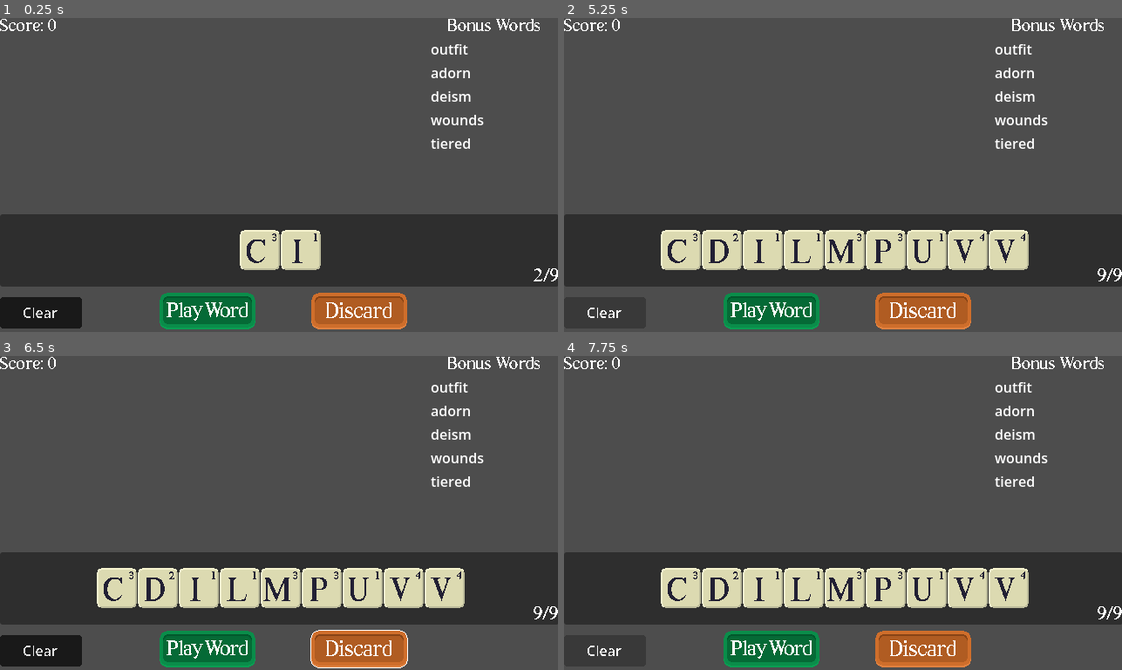
Above: before the commit, frames 1-4 (two rows, left to right).
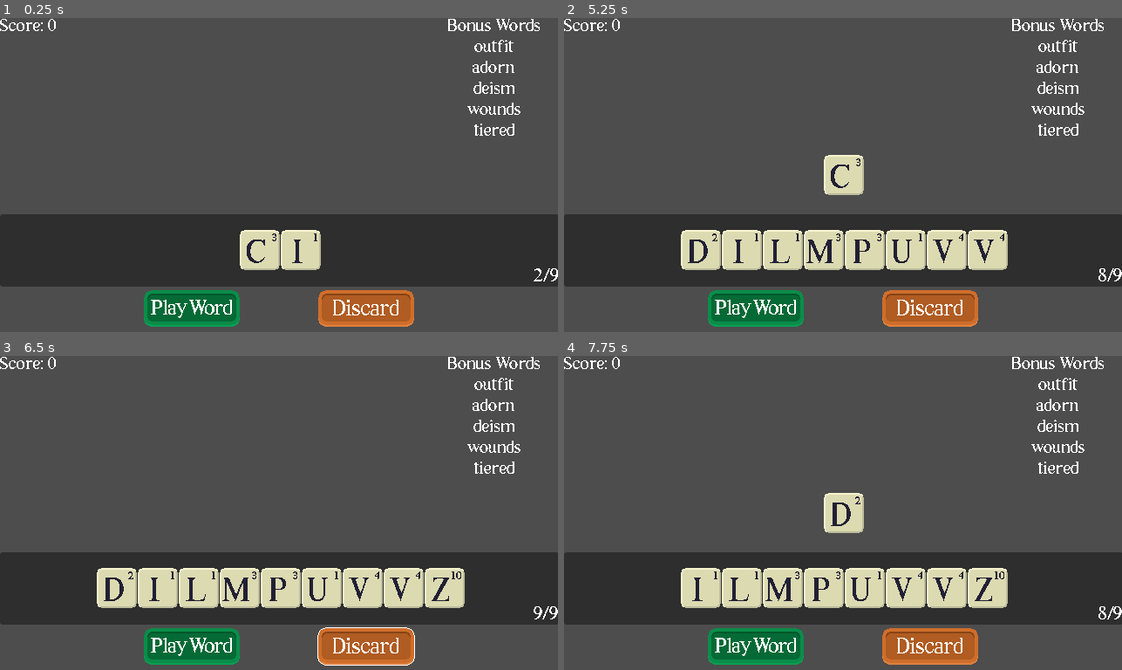
Above: after the commit, the same moments.

Repository: Dead-Vortex/Lexigraph
Game: Godot game, scene res://scenes/game.tscn
Same seed, same stepped clock (60 frames per second), same inputs: the game is played once before the commit and once after it.
Inputs (mouse positions are in pixels of both pictures, inside the frame that each line leads up to; where the layout moved, square brackets give the same spot in the first picture):
- Up to frame 1 (0.25 s): no input
- Up to frame 2 (5.25 s): click (781, 250) at 0.52 s; click (932, 306) [921, 310] at 1.25 s; click (770, 310) at 2.02 s; click (770, 310) at 2.77 s; click (603, 313) at 3.5 s, where only the run before the commit has a clickable "Clear"; click (681, 250) at 4.27 s; click (603, 313) at 5 s, where only the run before the commit has a clickable "Clear"
- Up to frame 3 (6.5 s): click (368, 644) [357, 648] at 5.75 s
- Up to frame 4 (7.75 s): click (681, 588) at 6.52 s; click (603, 651) at 7.25 s, where only the run before the commit has a clickable "Clear"

The runs differ from the first frame. In frame 1, 5.3% of the frame differs, in the area x 0-94%, y 6-100%; in frame 2, 8.6%; in frame 3, 6.5%; in frame 4, 8.7%, in the area x 4-99%, y 6-100%.

Commit message:
Add button SFX, label settings, and UI tweaks
ai because i lowk have to eat food and dont have time i need to go like set the table and shit

Introduce a button_sfx.gd script (with UID) to play buttonDown/Up sounds via child AudioStreamPlayer nodes and hook it up in the game scene. Add a new LabelSettings resource for consistent bonus-word labels and preload a pixel text shader in game.gd. Update game.tscn: attach the script to PlayWord and DiscardTiles, add AudioStreamPlayer children, add button_down/button_up connections, change button layout/anchors/offsets, disable PlayWord by default, and switch label settings references. Update game.gd: preload new resources, reference the PlayWord button, improve new_bonus_words to clear existing children and apply label settings/material/alignment, enable/disable the PlayWord button based on dictionary validation, and lowercase typed_word when playing. Also hide the ClearWord button by default.

Diff:
--- /dev/null
+++ b/assets/new_label_settings.tres
@@ -0,0 +1,7 @@
+[gd_resource type="LabelSettings" format=3 uid="uid://cwdemvt0isple"]
+
+[ext_resource type="FontFile" uid="uid://cplknmcpefu3s" path="res://fonts/Times New Normal Regular.ttf" id="1_aeh8r"]
+
+[resource]
+font = ExtResource("1_aeh8r")
+font_size = 20
--- a/scenes/game.tscn
+++ b/scenes/game.tscn
@@ -10,6 +10,7 @@
 [ext_resource type="Texture2D" uid="uid://cihc4hssnlmpc" path="res://assets/playwordSelected.png" id="7_kvuet"]
 [ext_resource type="Texture2D" uid="uid://d0uas3kdsoohh" path="res://assets/bckg.png" id="7_u5sy4"]
 [ext_resource type="AudioStream" uid="uid://c131d8mtoyrt" path="res://sounds/tile1.ogg" id="8_gee14"]
+[ext_resource type="Script" uid="uid://ktxaehk3xuvi" path="res://scripts/button_sfx.gd" id="8_kvuet"]
 [ext_resource type="Texture2D" uid="uid://dm0cc62tyeurt" path="res://assets/discardPressed.png" id="9_trtic"]
 [ext_resource type="Texture2D" uid="uid://cosb4dyfehai8" path="res://assets/discardSelected.png" id="10_ir15t"]
 
@@ -118,6 +119,7 @@
 alignment = 1
 
 [node name="ClearWord" type="Button" parent="." unique_id=853643499]
+visible = false
 material = ExtResource("4_lbhrr")
 layout_mode = 1
 anchors_preset = 2
@@ -138,24 +140,45 @@
 label_settings = SubResource("LabelSettings_lbhrr")
 
 [node name="PlayWord" type="TextureButton" parent="." unique_id=863315500]
-layout_mode = 0
-offset_left = 182.0
-offset_top = 314.0
-offset_right = 292.0
-offset_bottom = 356.0
+layout_mode = 1
+anchors_preset = -1
+anchor_left = 0.344
+anchor_top = 1.0
+anchor_right = 0.344
+anchor_bottom = 1.0
+offset_left = -56.160004
+offset_top = -49.0
+offset_right = 55.839996
+offset_bottom = -5.0
+grow_horizontal = 2
+grow_vertical = 0
+disabled = true
 texture_normal = ExtResource("5_iywne")
 texture_pressed = ExtResource("6_dinhu")
 texture_hover = ExtResource("7_kvuet")
+script = ExtResource("8_kvuet")
+
+[node name="AudioStreamPlayer" type="AudioStreamPlayer" parent="PlayWord" unique_id=1722070429]
 
 [node name="DiscardTiles" type="TextureButton" parent="." unique_id=272335820]
-layout_mode = 0
-offset_left = 356.0
-offset_top = 314.0
-offset_right = 466.0
-offset_bottom = 356.0
+layout_mode = 1
+anchors_preset = -1
+anchor_left = 0.656
+anchor_top = 1.0
+anchor_right = 0.656
+anchor_bottom = 1.0
+offset_left = -55.840027
+offset_top = -49.0
+offset_right = 56.159973
+offset_bottom = -5.0
+grow_horizontal = 2
+grow_vertical = 0
 texture_normal = ExtResource("6_p57ef")
 texture_pressed = ExtResource("9_trtic")
 texture_hover = ExtResource("10_ir15t")
+script = ExtResource("8_kvuet")
+
+[node name="AudioStreamPlayer" type="AudioStreamPlayer" parent="DiscardTiles" unique_id=2019521204]
 
 [node name="Background" type="TextureRect" parent="." unique_id=649159811]
 visible = false
@@ -193,9 +216,13 @@
 material = ExtResource("4_lbhrr")
 layout_mode = 2
 text = "Bonus Words"
-label_settings = SubResource("LabelSettings_gee14")
+label_settings = SubResource("LabelSettings_kvuet")
 horizontal_alignment = 1
 
 [connection signal="pressed" from="ClearWord" to="." method="_on_word_cleared"]
+[connection signal="button_down" from="PlayWord" to="PlayWord" method="_on_button_down"]
+[connection signal="button_up" from="PlayWord" to="PlayWord" method="_on_button_up"]
 [connection signal="pressed" from="PlayWord" to="." method="_on_word_played"]
+[connection signal="button_down" from="DiscardTiles" to="DiscardTiles" method="_on_button_down"]
+[connection signal="button_up" from="DiscardTiles" to="DiscardTiles" method="_on_button_up"]
 [connection signal="pressed" from="DiscardTiles" to="." method="_on_tiles_discarded"]
--- /dev/null
+++ b/scripts/button_sfx.gd
@@ -0,0 +1,14 @@
+extends TextureButton
+
+@onready var soundplayer = $AudioStreamPlayer
+const BUTTON_DOWN_SOUND = preload("res://sounds/buttonDown.ogg")
+const BUTTON_UP_SOUND = preload("res://sounds/buttonUp.ogg")
+
+func _on_button_down() -> void:
+	soundplayer.stream = BUTTON_DOWN_SOUND
+	soundplayer.play()
+
+
+func _on_button_up() -> void:
+	soundplayer.stream = BUTTON_UP_SOUND
+	soundplayer.play()
--- a/scripts/game.gd
+++ b/scripts/game.gd
@@ -8,6 +8,9 @@
 @onready var tile_playmat = $PlayedTiles
 @onready var soundplayer = $AudioStreamPlayer
 @onready var bonuswordscontainer = $BonusWords
+var bonuswordlabelsettings = preload("res://assets/new_label_settings.tres")
+var pixeltextshader = preload("res://shaders/pixeltext.tres")
+@onready var playwordbutton = $PlayWord
 
 var en_dictionary : PackedStringArray
 
@@ -129,16 +132,23 @@
 		hand.move_child(tiles_to_be_sorted[i], i)
 
 func new_bonus_words(amount) -> void:
+	bonus_words = []
+	for i in bonuswordscontainer.get_child_count():
+		if i >= 1:
+			bonuswordscontainer.get_children()[i].queue_free()
 	for i in amount:
-		bonus_words = []
 		var new_bonus_word_text_label = Label.new()
 		var chosen_bonus_word = en_dictionary[randi_range(0, len(en_dictionary))]
 		while len(chosen_bonus_word) < 4 or len(chosen_bonus_word) > 6:
 			chosen_bonus_word = en_dictionary[randi_range(0, len(en_dictionary))]
-			print("attempting to choose bonus word " + chosen_bonus_word)
+			#print("attempting to choose bonus word " + chosen_bonus_word)
 		bonus_words.append(chosen_bonus_word)
 		new_bonus_word_text_label.text = bonus_words[-1]
+		new_bonus_word_text_label.label_settings = bonuswordlabelsettings
+		new_bonus_word_text_label.material = pixeltextshader
+		new_bonus_word_text_label.horizontal_alignment = HORIZONTAL_ALIGNMENT_CENTER
 		bonuswordscontainer.add_child(new_bonus_word_text_label)
+	print(bonus_words)
 
 func _on_tile_clicked(clicked_tile) -> void:
 	if clicked_tile.get_parent() == hand:
@@ -155,6 +165,10 @@
 		tile_playmat.remove_child(clicked_tile)
 		hand.add_child(clicked_tile)
 		sort_hand()
+	if in_dictionary(typed_word):
+		playwordbutton.disabled = false
+	else:
+		playwordbutton.disabled = true
 
 func _on_word_cleared() -> void:
 	for i in len(played_tiles):
@@ -167,6 +181,7 @@
 
 func _on_word_played() -> void:
 	if in_dictionary(typed_word):
+		typed_word = typed_word.to_lower()
 		playing_hand = true
 		hand_score = 0
 		mult = len(played_tiles)
Not shown: 1 places in scenes/game.tscn that only renumber resources
Not shown, added: scripts/button_sfx.gd.uid
